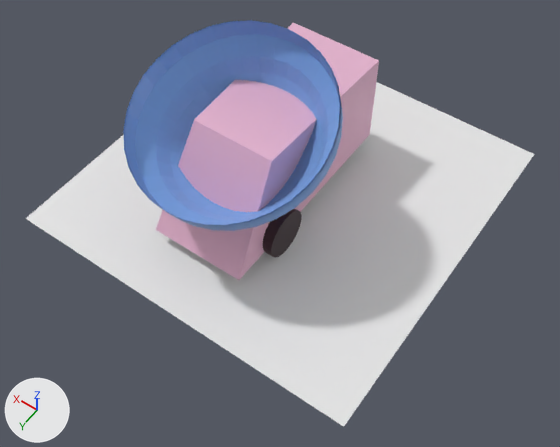
Renders of the glTF model assets/objects/recycler.glb from each side of a commit.
Before and after are seen from a 50 mm camera at (-15.5, 20.7, 29.2) aimed at (-2.5, 2.4, 0.6). Arrows for +X, +Y and +Z are at lower left; the lights stay in place. Where no turn or scale is listed for an object, it has been applied to the vertices. Vertices at the same position are counted once.
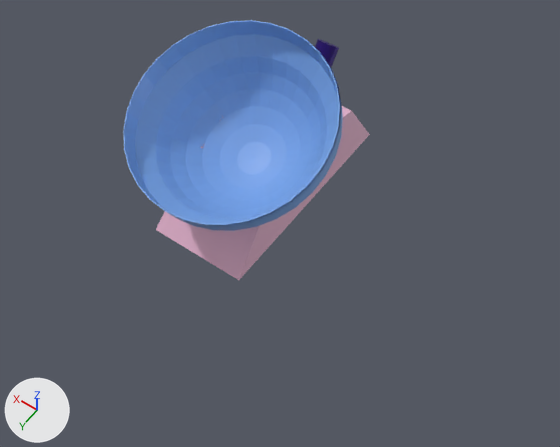
Pixel boxes (x1, y1, x2, y2) of what changed, in the pictures (560 x 447 px):
```json
{"object": "Plane", "change": "deleted", "before": [25, 82, 534, 427]}
{"object": "Cube", "change": "reshaped", "before": [156, 23, 379, 280], "after": [156, 106, 370, 280]}
{"object": "Circle", "change": "deleted", "before": [263, 208, 302, 258]}
{"object": "Cylinder", "change": "added", "after": [315, 39, 339, 67]}
{"object": "Sphere", "change": "unchanged, uncovered by the edit", "before": [123, 20, 341, 226], "after": [123, 20, 341, 226]}
```

Edits to the scene script, one JSON object a line:
```json
{"op": "add", "block": "mat_material_004", "code": ["mat_material_004 = principled_material('Material.004')", "mat_material_004.base_color = (0.0202, 0.0, 0.167)  # dark purple #270072", "mat_material_004.metallic = 0.479"]}
{"block": "me_cube", "where": "# used by ob_cube; location = (0.0, 0.0, 2.27)"}
{"op": "remove", "block": "me_cube", "code": "me_cube.from_pydata(...)  # 9 vertices, 14 faces; spans x -2.5..2.5, y -5.68..5.68, z -2.5..2.5"}
{"op": "add", "block": "me_cube", "code": "me_cube.from_pydata(...)  # 131 vertices, 258 faces; spans x -2.5..2.5, y -5.68..5.68, z -2.5..1.25"}
{"block": "me_cube", "change": "me_cube part 1"}
{"block": "me_cube", "change": "4 vertices are removed from x -2.14..2.5, y -5.68..2.56, z 2.5"}
{"block": "me_cube", "change": "11 faces are deleted"}
{"block": "me_cube", "change": "1 vertex moves from x -2.5, y -5.68, z 2.5 to x -2.5, y -3.45, z 0.96"}
{"block": "me_cube", "change": "126 vertices are added at x -2.27..2.5, y -3.45..3.61, z -0.42..1.25"}
{"block": "me_cube", "change": "255 new faces join them"}
{"op": "add", "block": "me_cylinder_001", "code": ["me_cylinder_001 = bpy.data.meshes.new('Cylinder.001')", "me_cylinder_001.from_pydata(...)  # 64 vertices, 124 faces; spans x -0.56..0.56, y -1.43..1.43, z -1.6..1.6", "me_cylinder_001.materials.append(mat_material_004)  # dark purple #270072"]}
{"op": "remove", "block": "ob_circle", "code": ["ob_circle = bpy.data.objects.new('Circle', me_circle)", "ob_circle.location = (-2.33, 2.55, 0.23)"]}
{"op": "remove", "block": "ob_plane", "code": ["ob_plane = bpy.data.objects.new('Plane', me_plane)", "ob_plane.location = (-0.67, -0.85, -1.0)"]}
{"op": "add", "block": "ob_cylinder", "code": ["ob_cylinder = bpy.data.objects.new('Cylinder', me_cylinder_001)", "ob_cylinder.location = (0.0, -4.07, 3.76)"]}
```
